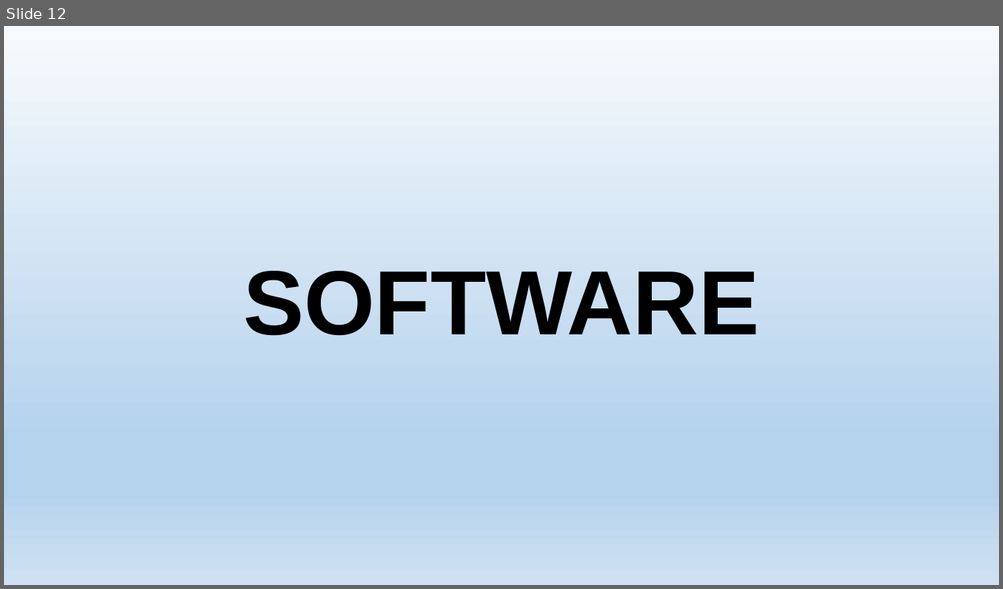
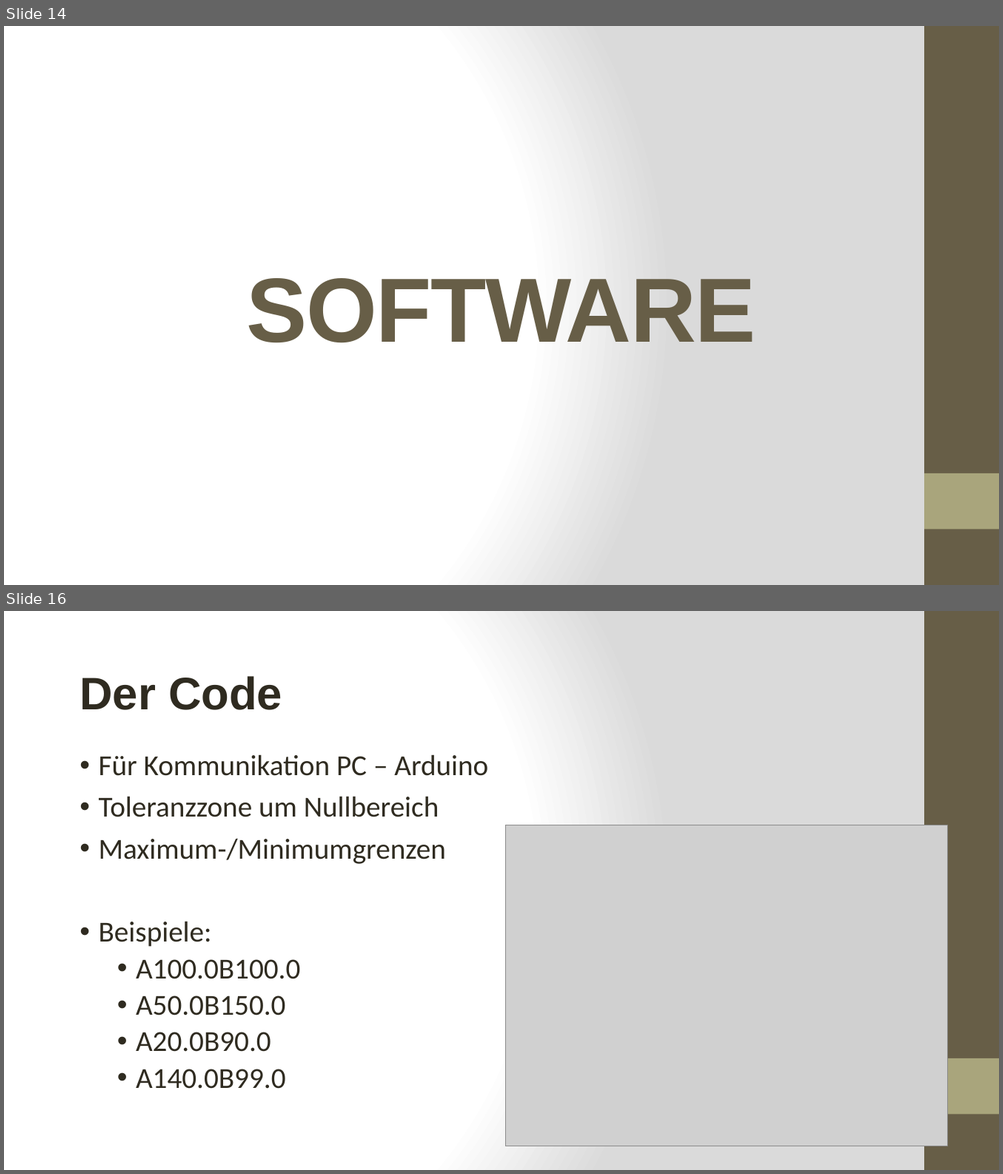
Before and after one commit to LeapMotionRobotTeam/Projekt-Roboter_mit_LeapMotion, a slide deck: Allgemeines/praesentation.pptx. Shown one above the other, each under a label of ours: slide 12 before the commit, slides 14 and 16 after it; the slides between them are not shown. The pictures are 1003x589 and 1003x1174 pixels, drawn with LibreOffice and Linux fonts; fonts in the diff are those of the drawing; grey boxes stand for pictures. Boxes give left, top, right and bottom in pixels: in the first picture for what was removed or moved away, otherwise in the second. Text is boxed around its words. In the diff, an @@ line names an element or a change of style, - is before the commit and + after.

```diff
--- a/Allgemeines/praesentation.pptx
+++ b/Allgemeines/praesentation.pptx
@@ slide 16 added at [4, 611, 999, 1170], background gradient #FFFFFF to #DADADA; not listed: 2 template elements that a slide beside it also shows @@
@@ text added at [79, 676, 282, 710], 44 pt, text #2F2B20, bold @@
+Der Code
@@ text added at [99, 755, 488, 1089], 28 pt, text #2F2B20 @@
+• Für Kommunikation PC – Arduino
+• Toleranzzone um Nullbereich
+• Maximum-/Minimumgrenzen
+• Beispiele:
+  • A100.0B100.0
+  • A50.0B150.0
+  • A20.0B90.0
+  • A140.0B99.0
@@ picture added at [506, 826, 947, 1147] @@
@@ what was slide 12 is now slide 14 @@
@@ slide 14 changed as well @@
@@ background gradient #F7FAFD to #B5D2EC to #CEE1F2 to gradient #FFFFFF to #DADADA @@
@@ title "SOFTWARE" at [247, 278, 756, 343]: text colour #000000 to #675E47, letter spacing 0 to -1 pt; line spacing 0.9 to 1 @@
@@ rectangle added at [924, 26, 999, 585], fill #675E47 @@
@@ rectangle added at [924, 474, 999, 530], fill #A9A57C @@
```
Also in this commit, not shown: 13 other slides changed, 8 other slides added.
